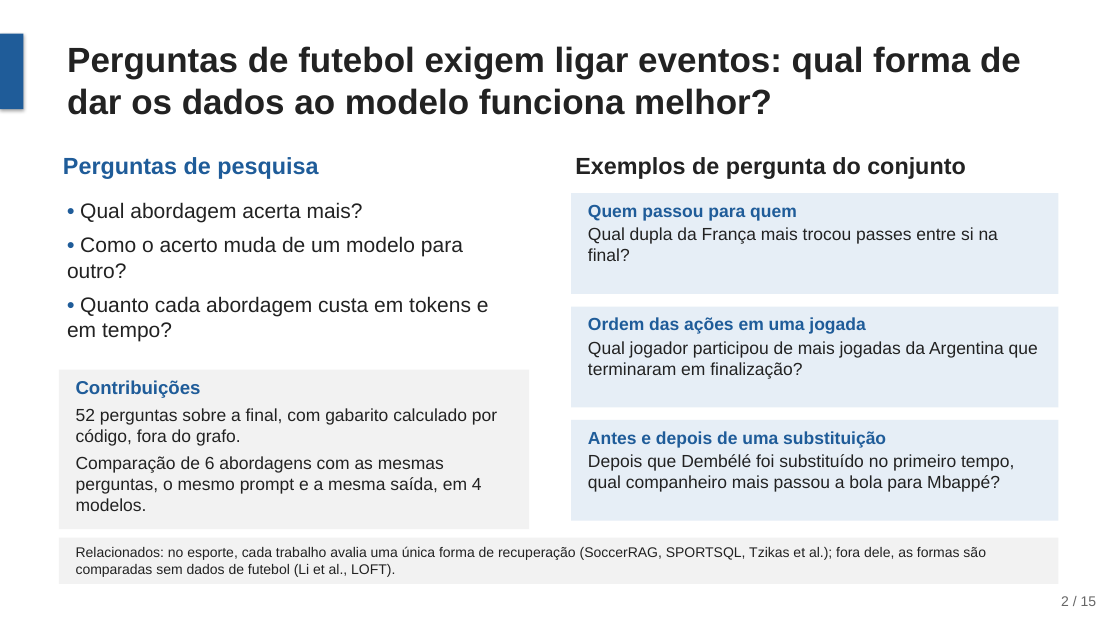
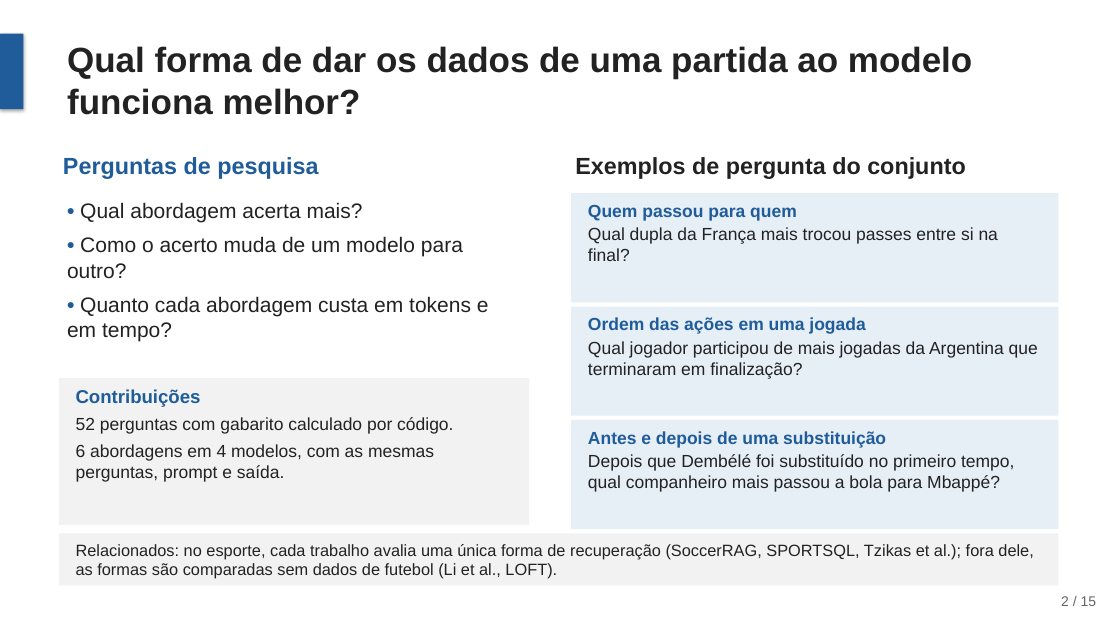
Before and after one commit to joaowinderfeldbussolotto/football-tactics-knowledge-graph, a slide deck: slide 2 of apresentacao/apresentacao.pptx. Drawn at 1120x630 pixels with LibreOffice and Linux fonts; fonts in the diff are those of the drawing. Boxes give left, top, right and bottom in pixels: in the first picture for what was removed or moved away, otherwise in the second. Text is boxed around its words. In the diff, an @@ line names an element or a change of style, - is before the commit and + after.

```diff
--- a/apresentacao/apresentacao.pptx
+++ b/apresentacao/apresentacao.pptx
@@ title at (x1=67, y1=46, x2=972, y2=115): text changed @@
-Perguntas de futebol exigem ligar eventos: qual forma de dar os dados ao modelo funciona melhor?
+Qual forma de dar os dados de uma partida ao modelo funciona melhor?
@@ rectangle resized from (x1=571, y1=193, x2=1059, y2=294) to (x1=571, y1=193, x2=1059, y2=302) @@
@@ rectangle resized from (x1=571, y1=307, x2=1059, y2=408) to (x1=571, y1=307, x2=1059, y2=416) @@
@@ rectangle resized from (x1=59, y1=370, x2=529, y2=529) to (x1=59, y1=378, x2=529, y2=525) @@
@@ text "Contribuições" moved from (x1=76, y1=380, x2=497, y2=511) to (x1=76, y1=389, x2=453, y2=482) @@
@@ text at (x1=76, y1=417, x2=453, y2=482): text changed @@
-52 perguntas sobre a final, com gabarito calculado por código, fora do grafo.
-Comparação de 6 abordagens com as mesmas perguntas, o mesmo prompt e a mesma saída, em 4 modelos.
+52 perguntas com gabarito calculado por código.
+6 abordagens em 4 modelos, com as mesmas perguntas, prompt e saída.
@@ rectangle resized from (x1=571, y1=420, x2=1059, y2=521) to (x1=571, y1=420, x2=1059, y2=529) @@
@@ rectangle resized from (x1=59, y1=538, x2=1059, y2=584) to (x1=59, y1=534, x2=1059, y2=586) @@
@@ text "Relacionados: no esporte, cada trabalho ..." at (x1=76, y1=544, x2=1033, y2=579): size 12 to 14 pt @@
```
Also in this commit, not shown: 6 other slides changed, 1 other file.
